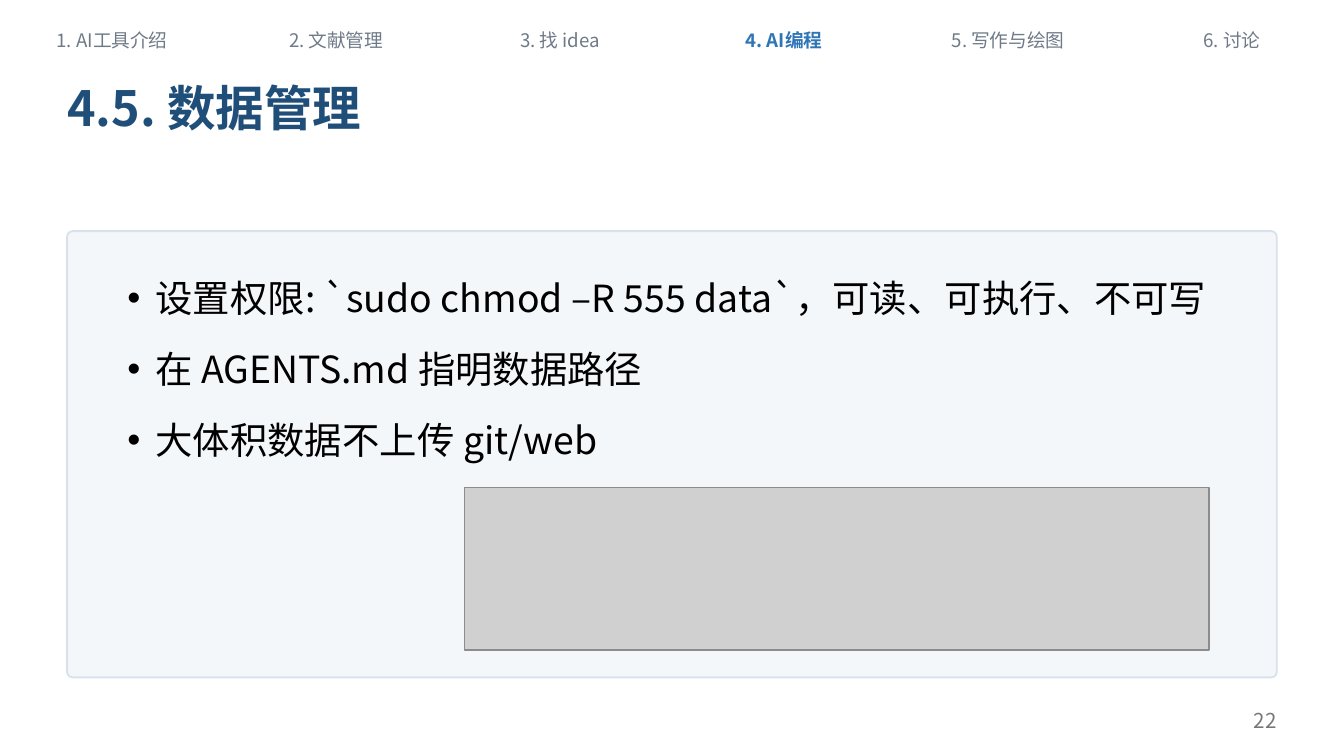
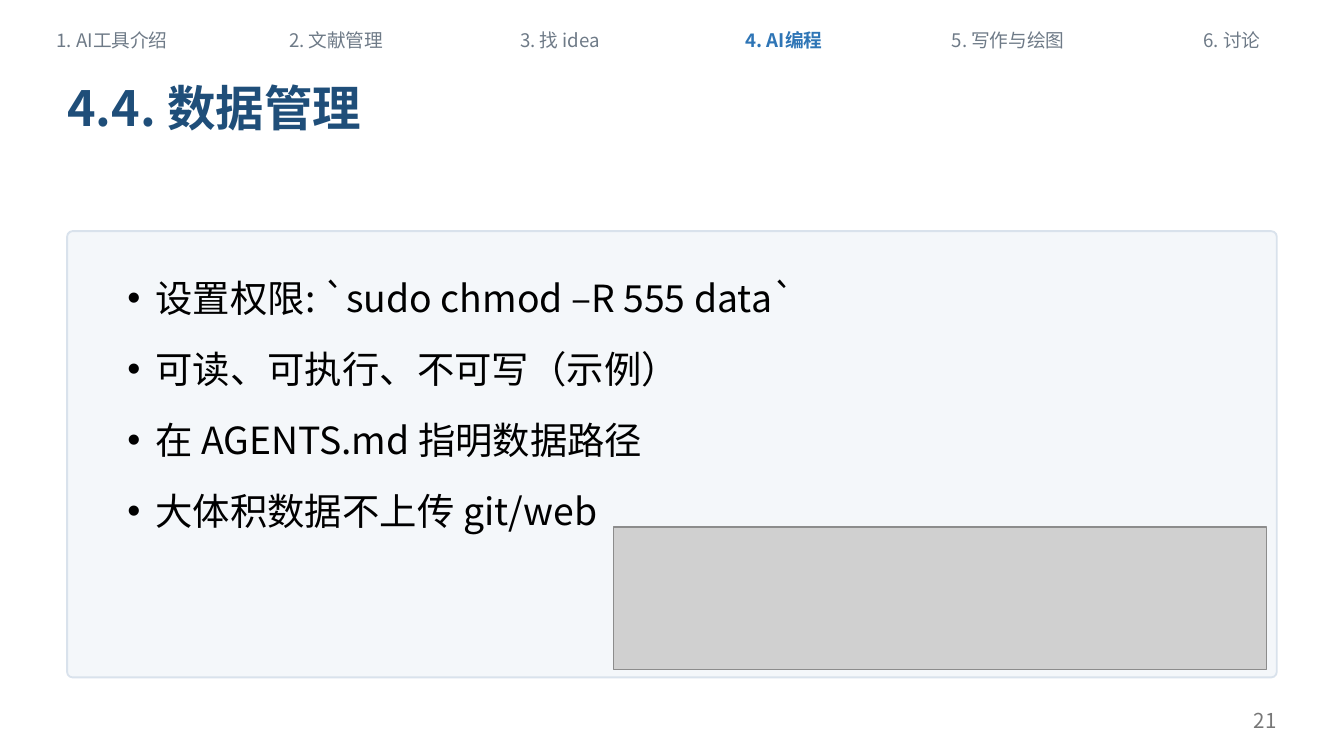
Before and after one commit to sicilyala/ai_sharing, a slide deck: slide 21 of docs/ai-workflow-sharing-v1.pptx (slide 22 before the commit). Drawn at 1344x756 pixels with LibreOffice and Linux fonts; fonts in the diff are those of the drawing; grey boxes stand for pictures. Boxes give left, top, right and bottom in pixels: in the first picture for what was removed or moved away, otherwise in the second. Text is boxed around its words. In the diff, an @@ line names an element or a change of style, - is before the commit and + after.

```diff
--- a/docs/ai-workflow-sharing-v1.pptx
+++ b/docs/ai-workflow-sharing-v1.pptx
@@ text at <box>67,84,361,131</box>: text changed @@
-4.5. 数据管理
+4.4. 数据管理
@@ text at <box>155,279,795,387</box>: text changed @@
-• 设置权限: `sudo chmod –R 555 data`，可读、可执行、不可写
+• 设置权限: `sudo chmod –R 555 data`
+• 可读、可执行、不可写（示例）
@@ picture: place and size @@
-picture at <box>464,488,1208,650</box>
+picture at <box>614,527,1267,669</box>
@@ page number at <box>1254,713,1277,728</box>: text changed @@
-22
+21
```
Also in this commit, not shown: 11 other slides changed, 7 other files.
